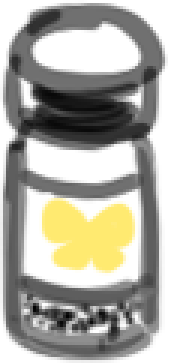
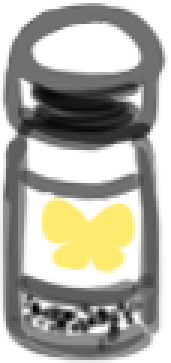
Comparing the layer stacks of the two 171×363 images. Changes:
painted on "Layer 1" over [3, 0, 162, 165]
